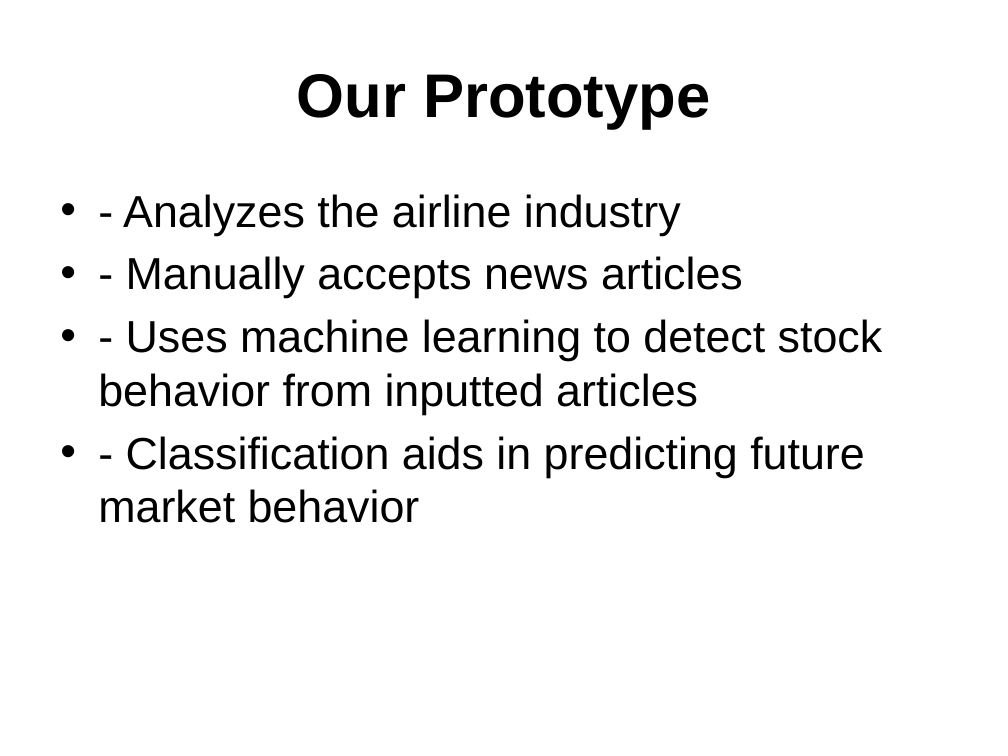
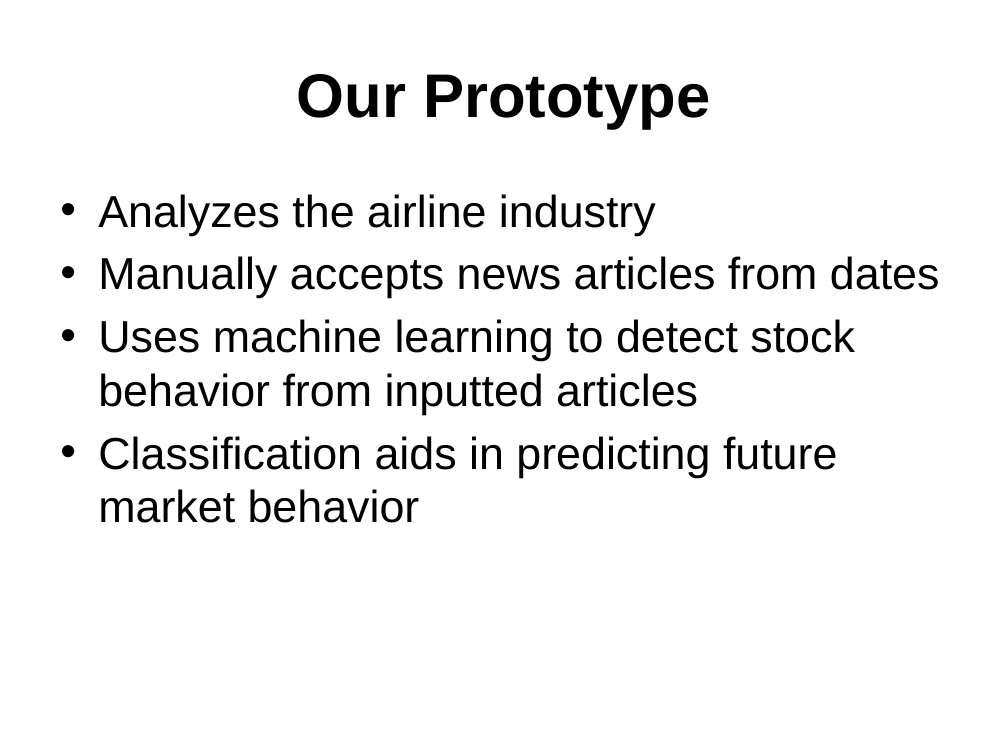
Before and after one commit to toekneesunshine/financialviz, a slide deck: slide 4 of HopHacksFinancialViz.pptx. Drawn at 1008x756 pixels with LibreOffice and Linux fonts; fonts in the diff are those of the drawing. Boxes give left, top, right and bottom in pixels: in the first picture for what was removed or moved away, otherwise in the second. Text is boxed around its words. In the diff, an @@ line names an element or a change of style, - is before the commit and + after.

```diff
--- a/HopHacksFinancialViz.pptx
+++ b/HopHacksFinancialViz.pptx
@@ text at [98, 194, 940, 523]: text changed @@
-• - Analyzes the airline industry
-• - Manually accepts news articles
-• - Uses machine learning to detect stock behavior from inputted articles
-• - Classification aids in predicting future market behavior
+• Analyzes the airline industry
+• Manually accepts news articles from dates
+• Uses machine learning to detect stock behavior from inputted articles
+• Classification aids in predicting future market behavior
```
Also in this commit, not shown: 2 other slides changed, 3 slides added, 6 other files.
